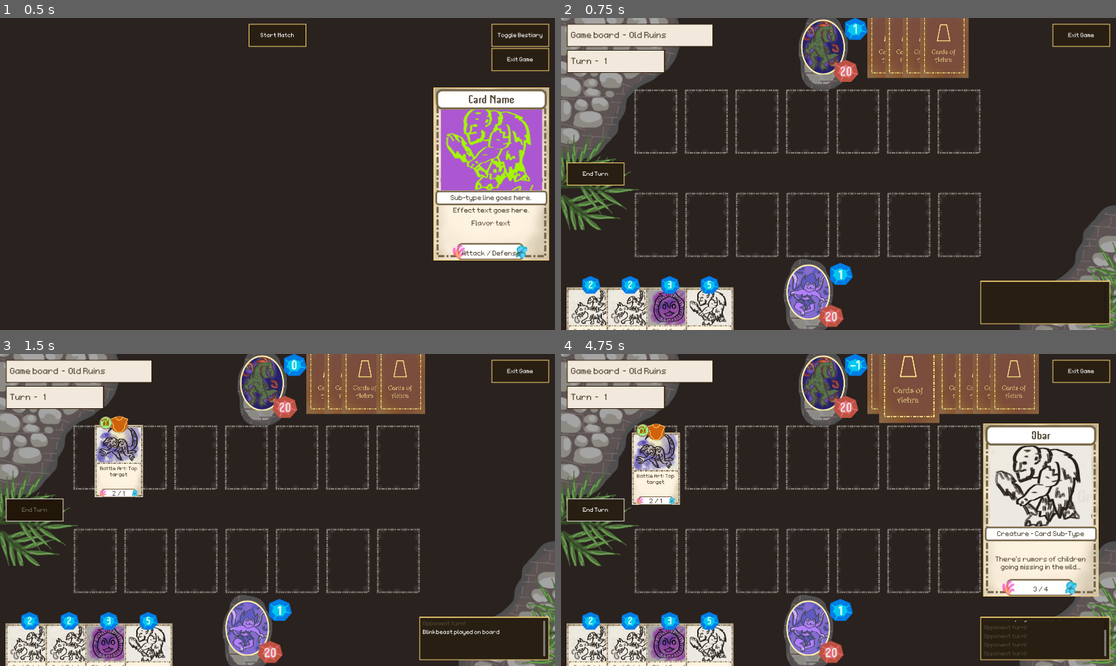
Above: before the commit, frames 1-4 (two rows, left to right).
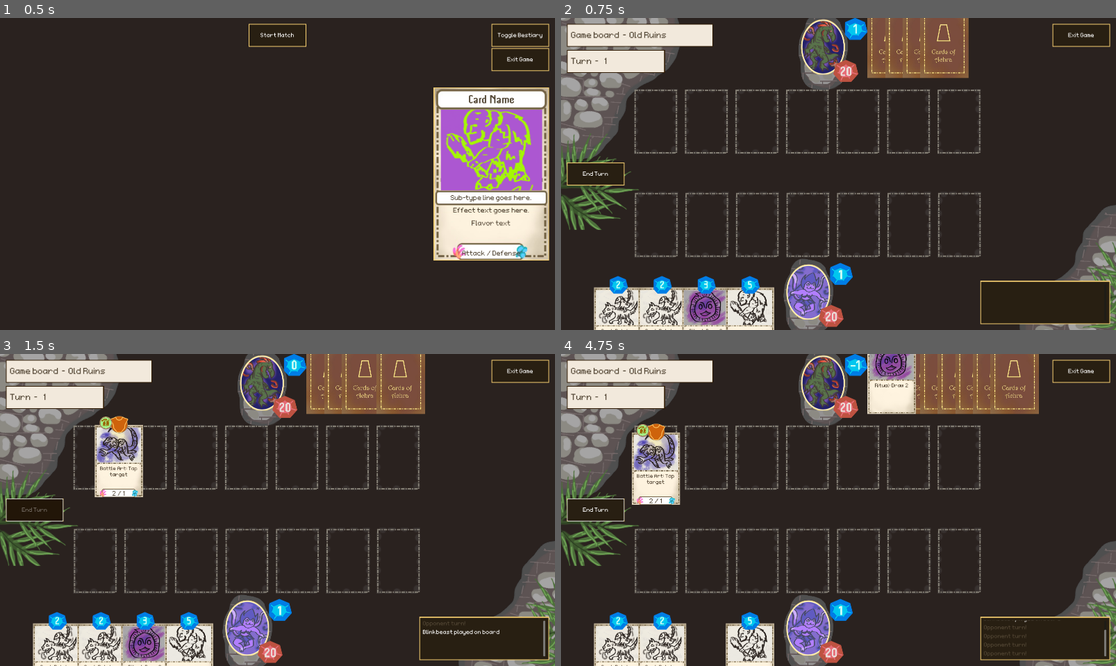
Above: after the commit, the same moments.

Repository: OttoElomaa/Godot-4-Ogre-Card-Game
Game: Godot game, scene res://GameScenes/MainMenu.tscn
Same seed, same stepped clock (60 frames per second), same inputs: the game is played once before the commit and once after it.
Inputs (mouse positions are in pixels of both pictures, inside the frame that each line leads up to):
- Up to frame 1 (0.5 s): no input
- Up to frame 2 (0.75 s): click (838, 36) at 0.5 s
- Up to frame 3 (1.5 s): click (33, 510) at 1.25 s
- Up to frame 4 (4.75 s): tap Enter at 2, 3.5 s; drag from (588, 659) to (827, 385) at 2.02 s; tap Space at 2.75, 4.25 s; drag from (627, 659) to (827, 385) at 2.77 s; move the mouse to (672, 659) at 3.52 s; hold Up (ui_up) 3.53-4.25 s; tap Mouse wheel down (scrollDown) at 3.6 s; click (672, 659) at 3.67 s; drag from (710, 659) to (894, 378) at 4.27 s

Frame 1 is identical in both runs. In frame 2, 4.8% of the frame differs, in the area x 1-39%, y 82-100%; in frame 3, 4.8%; in frame 4, 18%, in the area x 1-97%, y 0-100%.

Commit message:
Cards_manager: Player hand is prettier now, with cool adjustable variables added in updateHandCardsVisuals(). Todo: hand size stuff

Diff:
--- a/GameScenes/GameBoard.tscn
+++ b/GameScenes/GameBoard.tscn
@@ -293,7 +293,7 @@
 [node name="EnemyBoard" type="Node2D" parent="CardsManager"]
 
 [node name="PlayerHandPosition" type="Marker2D" parent="CardsManager"]
-position = Vector2(135, 1392)
+position = Vector2(260, 1392)
 
 [node name="EnemyHandPosition" type="Marker2D" parent="CardsManager"]
 position = Vector2(1505, 109)
--- a/GameScenes/cards_manager.gd
+++ b/GameScenes/cards_manager.gd
@@ -86,13 +86,30 @@
 #### OFFSETS, SHOW MANA COSTS, ETC.
 func updateHandCardsVisuals():
 	var x_offset := 0
-	for c:Card in $PlayerHand.get_children():
+	var offsetChange := 200
+	var x_gap_amount := 400
+
+	var increment := 1
+	var incrementTreshold := 4
+
+	var cards:Array = $PlayerHand.get_children()
+	if cards.size() > 7:
+		offsetChange = 140
+		incrementTreshold = 6
+		x_offset -= 100
+		x_gap_amount = 400
+
+
+	for c:Card in cards:
 		if c.checkAlive():
 			c.position = $PlayerHandPosition.position + Vector2(x_offset, 0)
-			x_offset += 180
+			x_offset += offsetChange
+			if increment == incrementTreshold:
+				x_offset += x_gap_amount
 
 			c.statesHand()
 			c.updateCardVisuals()
+			increment += 1
 
 	x_offset = 0
 	for c in $EnemyHand.get_children():
